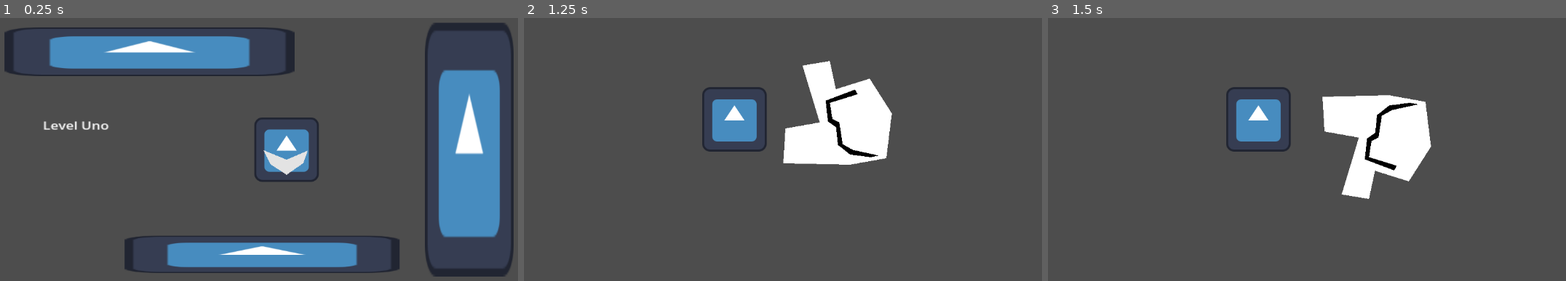
Above: before the commit, frames 1-3 (left to right).
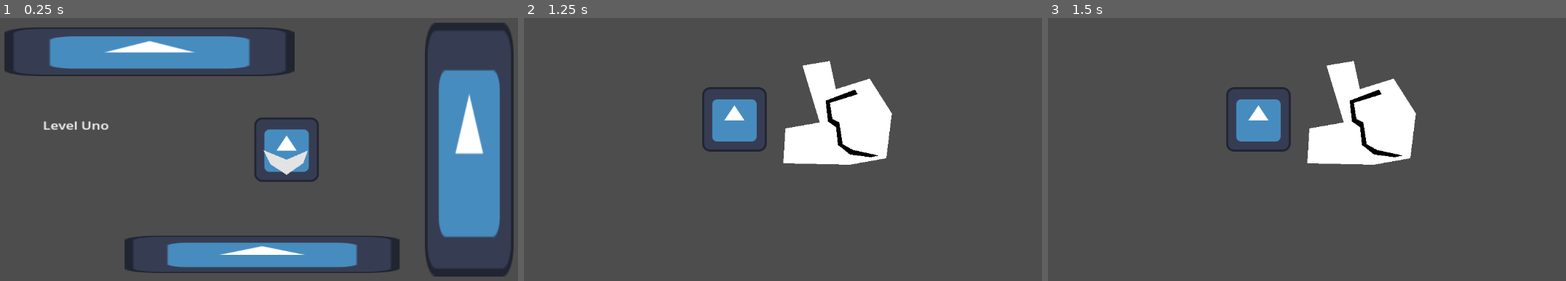
Above: after the commit, the same moments.

Repository: brenioks/GdLevelManagement
Game: Godot game, scene res://world.tscn
Same seed, same stepped clock (60 frames per second), same inputs: the game is played once before the commit and once after it. The engine's default icon, where the game draws it, is replaced by a stand-in: a white triangle on a blue panel in a dark square.
Inputs (mouse positions are in pixels of both pictures, inside the frame that each line leads up to):
- Up to frame 1 (0.25 s): no input
- Up to frame 2 (1.25 s): click (808, 149) at 0.5 s
- Up to frame 3 (1.5 s): tap Enter at 1.25 s; move the mouse to (1436, 146) at 1.27 s; click (1436, 146) at 1.42 s

Frames 1-2 are identical in both runs. In frame 3, 5.0% of the frame differs, in the area x 50-75%, y 16-69%.

Commit message:
Nammed Level Manager
Levels are stored, referenced and loaded by name
- renamed level_manager to level_manager_sequential;
- added level_manager_nammed;
- calling next level while using the named manager just prints "No next level to go";
- added World function for beggining other level (WARNING: this might break if you use a String for the sequential manager, for example);

Diff:
--- a/SequentialLevels/level01.tscn
+++ b/SequentialLevels/level01.tscn
@@ -8,7 +8,7 @@
 
 
 func _on_button_pressed() -> void:
-	World.goto_next_level()
+	World.begin_level(\"level02\")
 "
 
 [node name="Level01" type="Node2D" unique_id=171565592]
--- /dev/null
+++ b/level_manager_nammed.gd
@@ -0,0 +1,68 @@
+extends Node
+
+@export var start_level: StringName
+@export_group("References")
+@export var levels_dir: String = "res://"
+
+var level_list: Dictionary[StringName, PackedScene]
+var current_level_name: StringName
+var current_level_node: Node
+
+signal level_loaded(level_name: StringName)
+signal level_ended
+
+const _type: int = 0
+
+
+func _ready() -> void:
+	if not World.player:
+		push_error("LevelManager: reference to Player (from World) not found!")
+		get_tree().quit()
+		breakpoint
+		return
+
+	# Cachear níveis num dicionário, para ser mais fácil de ler-los
+	var scene_files = ResourceLoader.list_directory(levels_dir)
+	for i in range(scene_files.size()):
+		var scene_name: String = scene_files[i]
+		# Filtrar apenas níveis
+		if not file_is_level(levels_dir.path_join(scene_name)):
+			continue
+		# Adicionar nível no Cache (Ex.: { "cool_level" })
+		var level_name: StringName = scene_name.get_file().get_slice('.', 0)
+		level_list[level_name] = load(levels_dir.path_join(scene_name))
+	print(level_list)
+
+	# Limpar qualquer coisa que estiver nesse node por algum motivo
+	for child in get_children():
+		child.queue_free()
+
+	begin_level(start_level)
+	level_ended.connect(_on_level_ended)
+
+func file_is_level(file_path: String):
+	var file_name = file_path.get_file()
+	return file_name.ends_with(".tscn")
+
+func begin_level(level_name: StringName) -> void:
+	var level_scene = level_list.get(level_name)
+	if not level_scene:
+		printerr("Level '%s' not recognized" % level_name)
+		return
+
+	# Unload last level
+	if current_level_node:
+		current_level_node.queue_free()
+
+	# Load new level
+	var level_node = level_scene.instantiate()
+	call_deferred("add_child", level_node)
+	current_level_name = level_name
+	current_level_node = level_node
+
+	await level_node.ready
+	level_loaded.emit(level_name)
+
+
+func _on_level_ended() -> void:
+	pass
--- a/level_manager.gd
+++ b/level_manager_sequential.gd
@@ -11,6 +11,8 @@
 signal level_loaded(level_number: String)
 signal level_ended
 
+const _type: int = 1
+
 
 func _ready() -> void:
 	if not World.player:
@@ -19,23 +21,19 @@
 		breakpoint
 		return
 
-	# Consertar caminho pra ser um diretório
-	if not levels_dir.ends_with("/"):
-		levels_dir += "/"
-
 	# Cachear níveis numa array
 	var scene_files: Array = Array(ResourceLoader.list_directory(levels_dir))
 	scene_files = scene_files.filter(file_is_level)	# Filtrar apenas níveis (cenas numeradas)
-	level_list.resize(scene_files.size())	# Definir o tamanho da lista de niveis direto
+	level_list.resize(scene_files.size())			# Definir o tamanho da lista de niveis direto
 	for scene_name in scene_files:
 		var level_number = scene_name.to_int()
-		level_list[level_number - 1] = load(levels_dir + scene_name)
+		level_list[level_number - 1] = load(levels_dir.path_join(scene_name))
 
 	# Limpar qualquer coisa que estiver nesse node por algum motivo
 	for child in get_children():
 		child.queue_free()
 
-	start_level(start_level_number)
+	begin_level(start_level_number)
 	level_ended.connect(_on_level_ended)
 
 func file_is_level(file_name: String):
@@ -44,7 +42,7 @@
 
 	return file_name.ends_with(".tscn") and has_numbers
 
-func start_level(level_number: int) -> void:
+func begin_level(level_number: int) -> void:
 	# Index começa de 0, Number de 1
 	var level_index = level_number - 1
 	var level_scene = level_list.get(level_index)
@@ -63,8 +61,9 @@
 	current_level_node = level_node
 
 	await level_node.ready
-	level_loaded.emit()
+	level_loaded.emit(level_number)
 
 
 func _on_level_ended():
-	start_level(current_level_number + 1)
+	# Começar próximo nível "automaticamente"
+	begin_level(current_level_number + 1)
--- a/world.gd
+++ b/world.gd
@@ -15,4 +15,14 @@
 
 # Funções estáticas devem ser usadas com World direto, não World.instance
 static func goto_next_level() -> void:
-	World.instance.level_manager.level_ended.emit()
+	var _level_manager = World.instance.level_manager
+	if _level_manager._type == 1:
+		_level_manager.level_ended.emit()
+	else:
+		print("No next level to go")
+
+static func begin_level(level) -> void:
+	var _level_manager = World.instance.level_manager
+	_level_manager.level_ended.emit()
+	# NOTE: Provavelmente fazer algo tipo uma transição aqui
+	_level_manager.begin_level(level)
--- a/world.tscn
+++ b/world.tscn
@@ -1,6 +1,6 @@
 [gd_scene format=3 uid="uid://cge5k8nbwidn4"]
 
-[ext_resource type="Script" uid="uid://b1vav62gq723y" path="res://level_manager.gd" id="1_f3sb7"]
+[ext_resource type="Script" uid="uid://cfhx05186862m" path="res://level_manager_nammed.gd" id="1_f3sb7"]
 [ext_resource type="Script" uid="uid://3gwlwl4v4cjl" path="res://world.gd" id="1_tlwt5"]
 [ext_resource type="Script" uid="uid://c1fcohrak1vxm" path="res://player.gd" id="2_fj7yv"]
 
@@ -20,4 +20,5 @@
 
 [node name="LevelManager" type="Node" parent="." unique_id=448302368]
 script = ExtResource("1_f3sb7")
+start_level = &"level01"
 levels_dir = "res://SequentialLevels/"
Not shown, removed: level_manager.gd.uid
Not shown, added: level_manager_nammed.gd.uid
Not shown, added: level_manager_sequential.gd.uid
